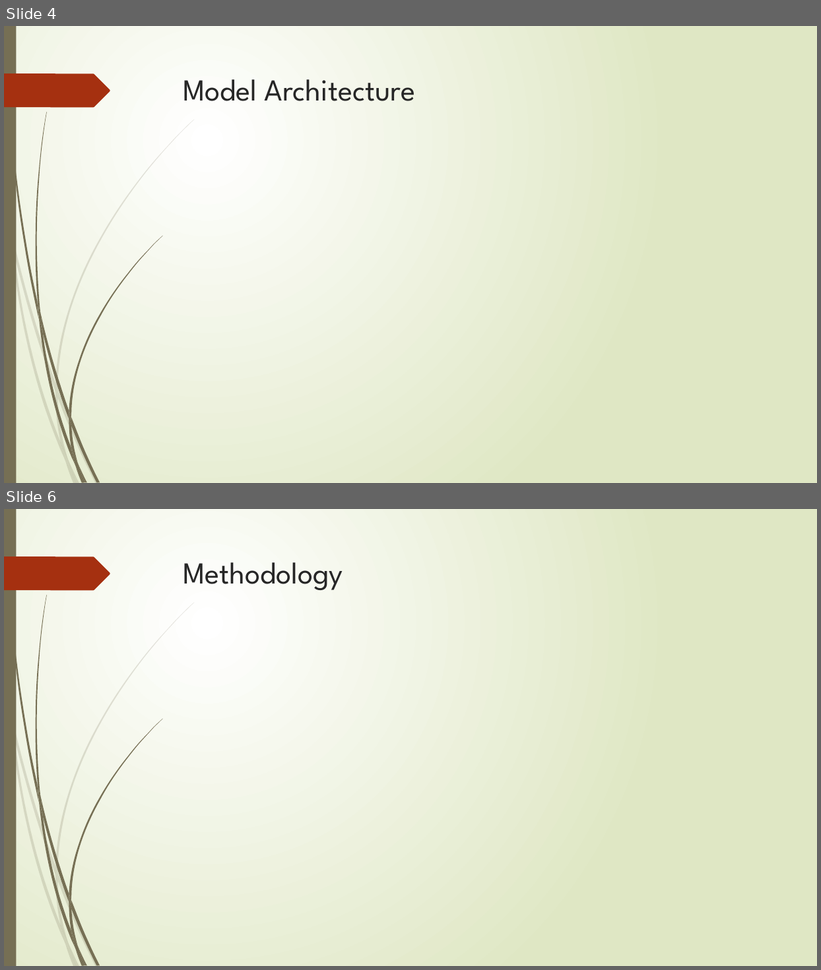
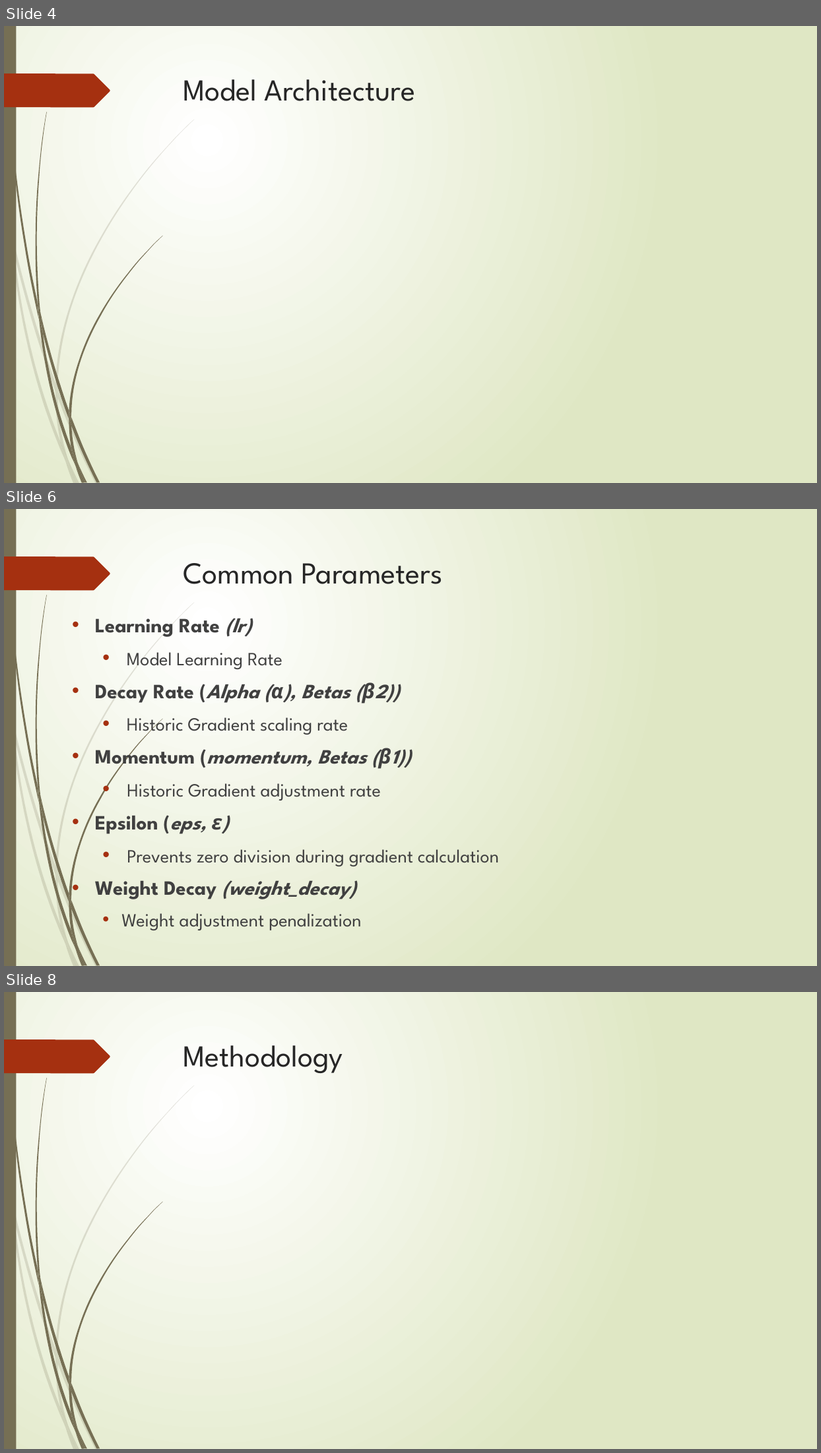
Before and after one commit to yaofu-yang/aigc-5500-midterm-project, a slide deck: slides/midterm-slides.pptx. Shown one above the other, each under a label of ours: slides 4 and 6 before the commit, slides 4, 6 and 8 after it; the slides between them are not shown. The pictures are 821x970 and 821x1453 pixels, drawn with LibreOffice and Linux fonts; fonts in the diff are those of the drawing. Boxes give left, top, right and bottom in pixels: in the first picture for what was removed or moved away, otherwise in the second. Text is boxed around its words. In the diff, an @@ line names an element or a change of style, - is before the commit and + after.

Commit message:
Added Optimizer details and Parameter info to presentation

```diff
--- a/slides/midterm-slides.pptx
+++ b/slides/midterm-slides.pptx
@@ slide 6 added at (x1=4, y1=509, x2=817, y2=966), background gradient #FFFFFF to #DFE8C4; not listed: 24 template elements that a slide beside it also shows @@
@@ title added at (x1=183, y1=563, x2=443, y2=584), 36 pt, text #262626 @@
+Common Parameters
@@ text added at (x1=95, y1=618, x2=499, y2=931), 22 pt, text #404040 @@
+• Learning Rate (lr)
+  • Model Learning Rate
+• Decay Rate (Alpha (α), Betas (β2))
+  • Historic Gradient scaling rate
+• Momentum (momentum, Betas (β1))
+  • Historic Gradient adjustment rate
+• Epsilon (eps, ε)
+  • Prevents zero division during gradient calculation
+• Weight Decay (weight_decay)
+  • Weight adjustment penalization
@@ what was slide 6 is now slide 8 @@
```
Also in this commit, not shown: 2 other slides added, 1 slide removed.
